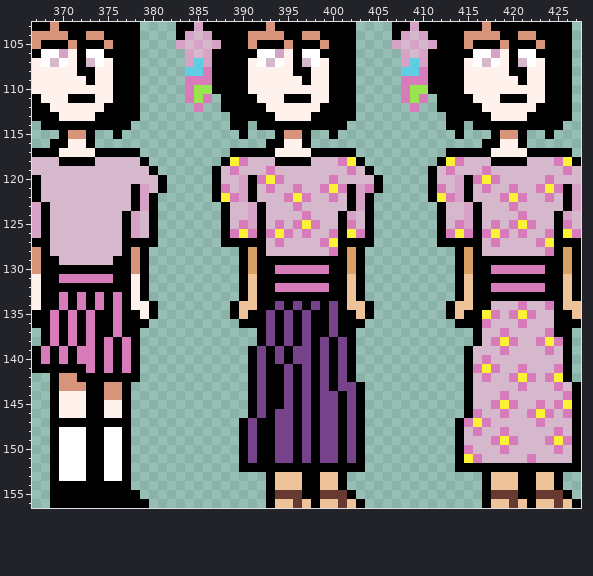
Two states of a pixel-art file, anime/anime-8bit/new/painting-sandbox/sahhh.ase. Above, as it was before the edit.
500x250 pixels, 1 frame. Colours within 5 levels of each other are drawn and written as one. Shown: x 367..427, y 103..156. The commit also changed other parts of the picture, which this record leaves out.
Once edited:
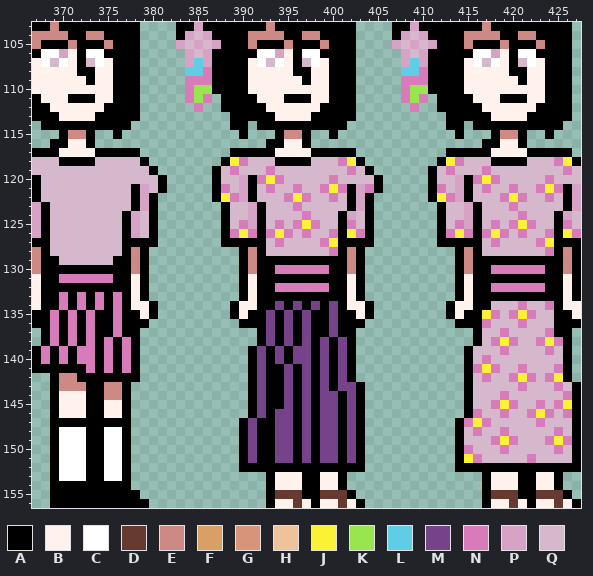
Palette (. is transparent): A #000000  B #fff2ec  C #ffffff  D #663931  E #cd8a84  F #d9a066  G #d7947a  H #eec39a  J #fbf236  K #99e550  L #5fcde4  M #76428a  N #d77bba  P #d6a3c7  Q #d6b8cd
Change:
y 103: x 369 G -> E; x 393 G -> E; x 417 G -> E
y 104: x 367..370 GGGG -> EEEE; x 373..374 GG -> EE; x 391..394 GGGG -> EEEE; x 397..398 GG -> EE; x 415..418 GGGG -> EEEE; x 421..422 GG -> EE
y 105: x 367 G -> E; x 371 G -> E; x 375 G -> E; x 391 G -> E; x 395 G -> E; x 399 G -> E; x 415 G -> E; x 419 G -> E; x 423 G -> E
y 115: x 371..372 GG -> EE; x 395..396 GG -> EE; x 419..420 GG -> EE
y 128..130: x 367 G -> E; x 378 G -> E; x 391 F -> E; x 402 F -> E; x 415 F -> E; x 426 F -> E
y 131..133: x 391 H -> B; x 402 H -> B; x 415 H -> B; x 426 H -> B
y 134: x 390..391 HH -> BB; x 402..403 HH -> BB; x 414..415 HH -> BB; x 426..427 HH -> BB
y 135: x 390 H -> B; x 403 H -> B; x 414 H -> B; x 427 H -> B
y 142: x 370..371 GG -> EE
y 143: x 370..372 GGG -> EEE; x 375..376 GG -> EE
y 144: x 375..376 GG -> EE
y 153..154: x 394..396 HHH -> BBB; x 399..400 HH -> BB; x 418..420 HHH -> BBB; x 423..424 HH -> BB
y 156: x 394..395 HH -> BB; x 397 H -> B; x 399..400 HH -> BB; x 402 H -> B; x 418..419 HH -> BB; x 421 H -> B; x 423..424 HH -> BB; x 426 H -> B
